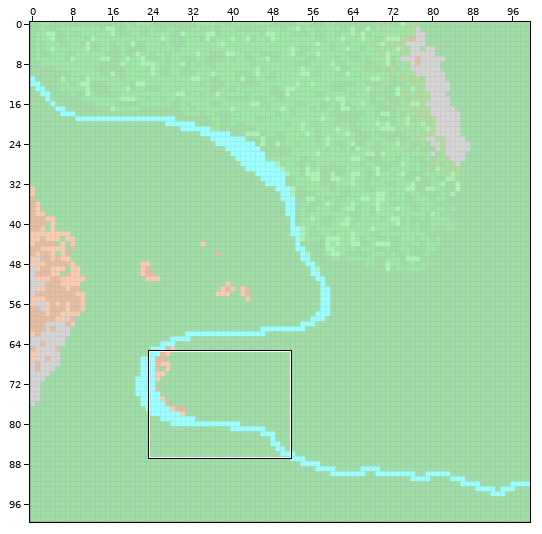
A Tiled map gets an edit: FYP/Assets/Tiled/test.tmx. Above: a wide view before the commit, with the close-up outlined.
Close-up. The starting point:
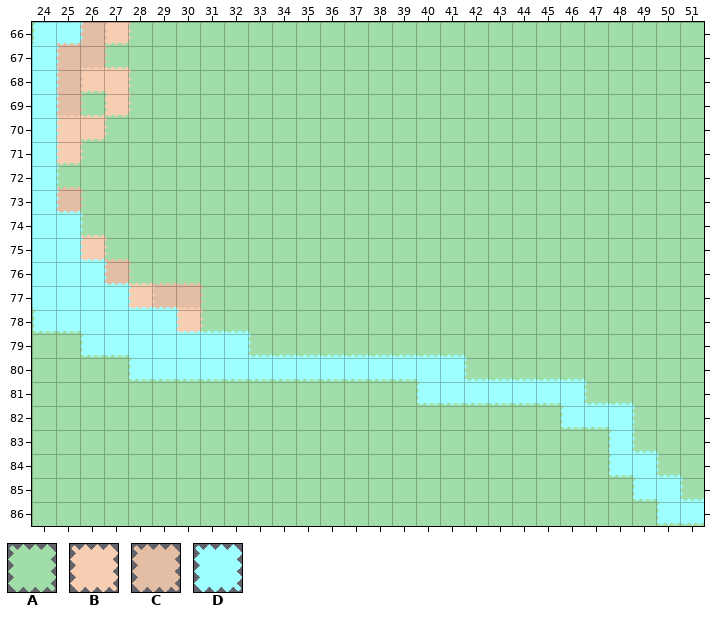
Cells are 54x54 px. Shown: x 24..51, y 66..86. The commit also changed other parts of the map, which this record leaves out.
Key: from "grass_d": A 0; from "soil_d": B 0; from "soil_d_1": C 0; from "water_d": D 0.
_ is an empty cell.
Layer "Tile Layer 1" before, first column x 24:
66 DDCBAAAAAAAAAAAAAAAAAAAAAAAA
67 DCCAAAAAAAAAAAAAAAAAAAAAAAAA
68 DCBBAAAAAAAAAAAAAAAAAAAAAAAA
69 DCABAAAAAAAAAAAAAAAAAAAAAAAA
70 DBBAAAAAAAAAAAAAAAAAAAAAAAAA
71 DBAAAAAAAAAAAAAAAAAAAAAAAAAA
72 DAAAAAAAAAAAAAAAAAAAAAAAAAAA
73 DCAAAAAAAAAAAAAAAAAAAAAAAAAA
74 DDAAAAAAAAAAAAAAAAAAAAAAAAAA
75 DDBAAAAAAAAAAAAAAAAAAAAAAAAA
76 DDDCAAAAAAAAAAAAAAAAAAAAAAAA
77 DDDDBCCAAAAAAAAAAAAAAAAAAAAA
78 DDDDDDBAAAAAAAAAAAAAAAAAAAAA
79 AADDDDDDDAAAAAAAAAAAAAAAAAAA
80 AAAADDDDDDDDDDDDDDAAAAAAAAAA
81 AAAAAAAAAAAAAAAADDDDDDDAAAAA
82 AAAAAAAAAAAAAAAAAAAAAADDDAAA
83 AAAAAAAAAAAAAAAAAAAAAAAADAAA
84 AAAAAAAAAAAAAAAAAAAAAAAADDAA
85 AAAAAAAAAAAAAAAAAAAAAAAAADDA
86 AAAAAAAAAAAAAAAAAAAAAAAAAADD
After:
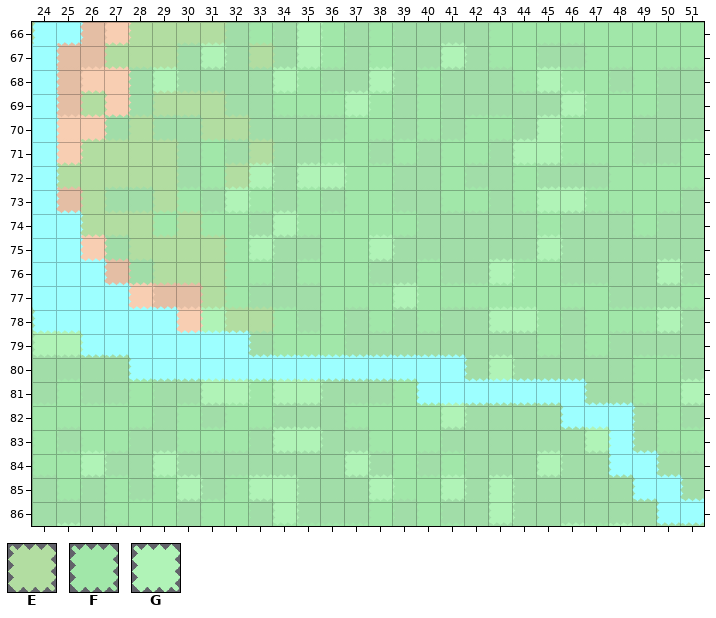
Further tiles: from "grass_d_1": E 0; from "grass_d_2": F 0; from "grass_d_3": G 0.
The edit:
Changed rows in their new state; . is an unchanged cell.
Layer "Tile Layer 1":
first column x 24:
66 .......E...GF...............
67 .....E.G...GF.F..G..........
68 .....G....GF..G.....FGF.....
69 .....E....F.FGF.......GF....
70 .............F.......GF.....
71 .........E..F.......GGF.....
72 ........EG.GGF......F.......
73 ........GF.F........FGGF....
74 ........F.GF..F......F......
75 ........FG...FG......G......
76 .........F.........GFF....G.
77 .......E......FGF..FF.......
78 .......GE..........GGF...FG.
79 GG..........................
80 ...................G........
81 .......GGFGG..............FG
82 ........FF......FG..........
83 ..F.......GG...........G....
84 .FG..G.......G...F...G......
85 .....FG.FGG...GFFG.G........
86 ..........G...F....G........
